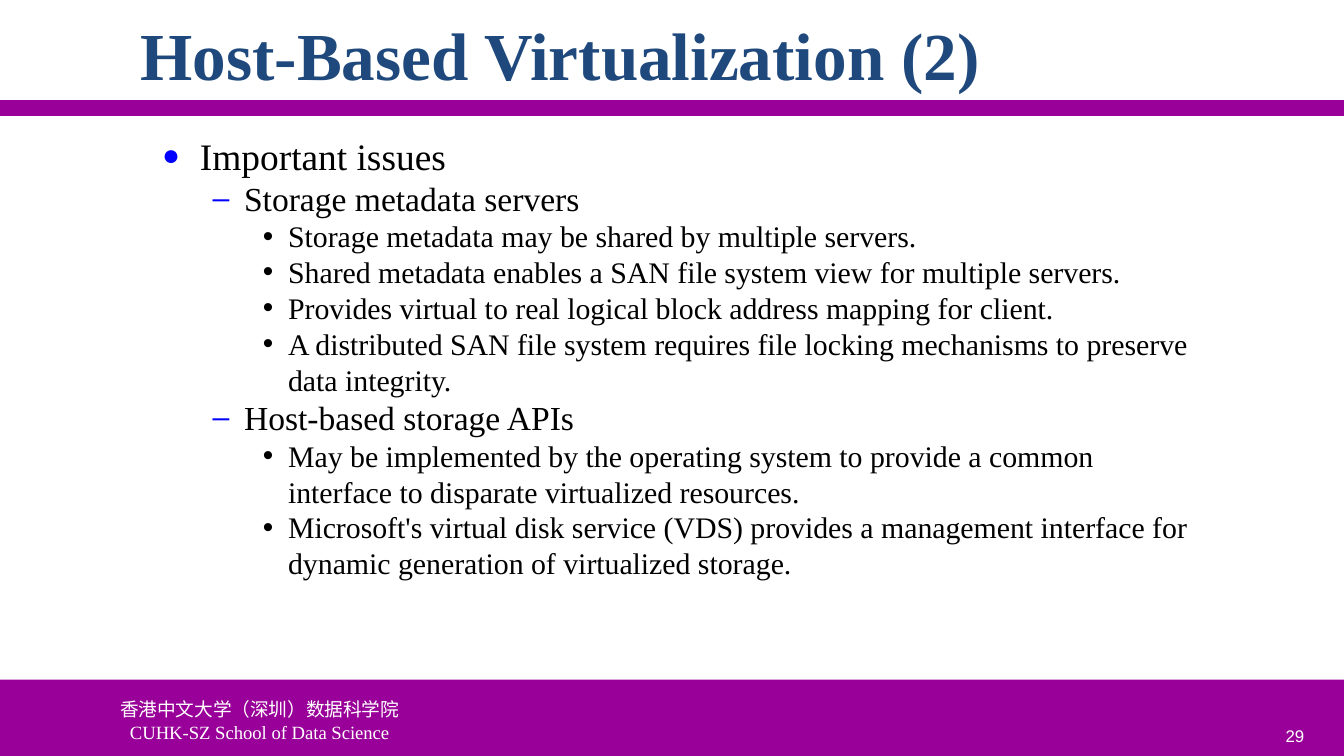
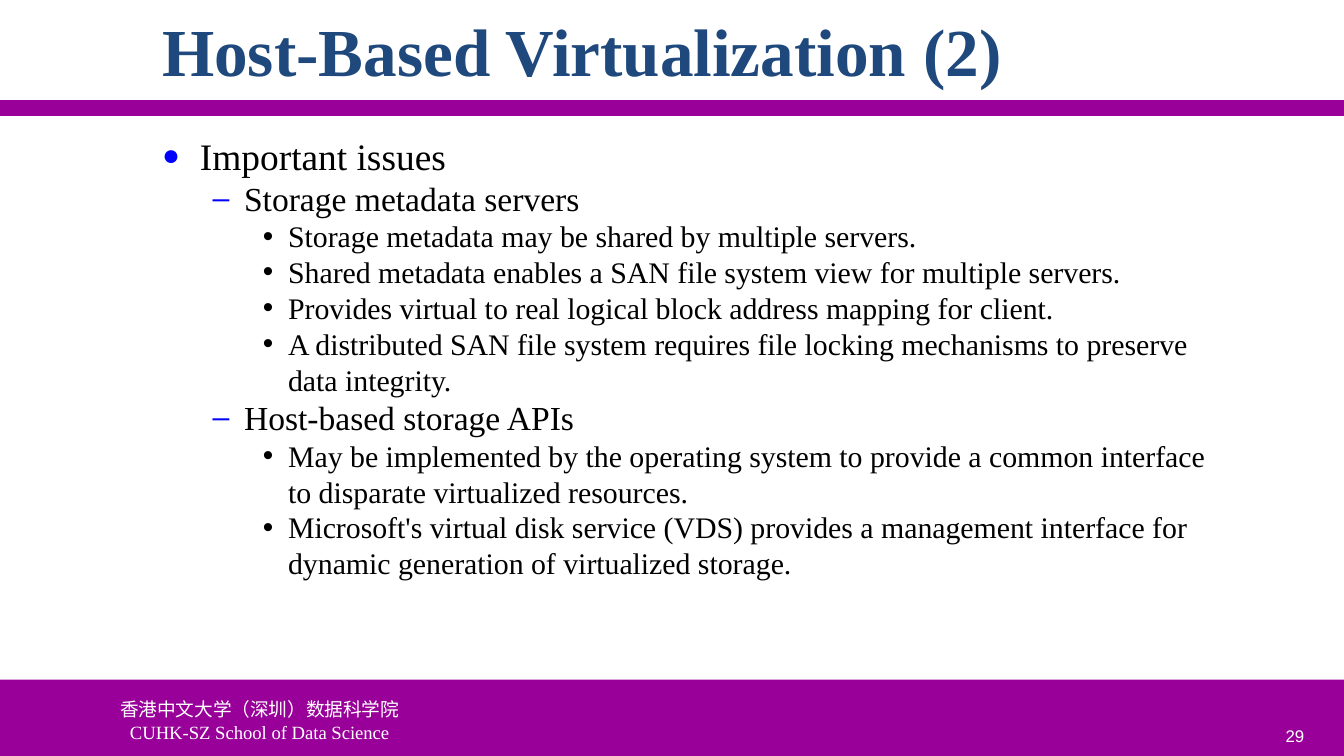
Before and after one commit to ychung1103/ychung1103.github.io, a slide deck: slide 29 of Slides/CSC6103/VT-05 Storage Virtualization.pptx. Drawn at 1344x756 pixels with LibreOffice and Linux fonts; fonts in the diff are those of the drawing; background and template pictures are left out. Boxes give left, top, right and bottom in pixels: in the first picture for what was removed or moved away, otherwise in the second. Text is boxed around its words. In the diff, an @@ line names an element or a change of style, - is before the commit and + after.

```diff
--- a/Slides/CSC6103/VT-05 Storage Virtualization.pptx
+++ b/Slides/CSC6103/VT-05 Storage Virtualization.pptx
@@ title "Host-Based Virtualization (2)" moved from (x1=140, y1=33, x2=979, y2=93) to (x1=162, y1=29, x2=1001, y2=89) @@
@@ text "Important issues" rewrapped from (x1=200, y1=145, x2=1188, y2=580) to (x1=200, y1=145, x2=1205, y2=580) @@
```
Also in this commit, not shown: 97 other slides changed, 2 other files.
